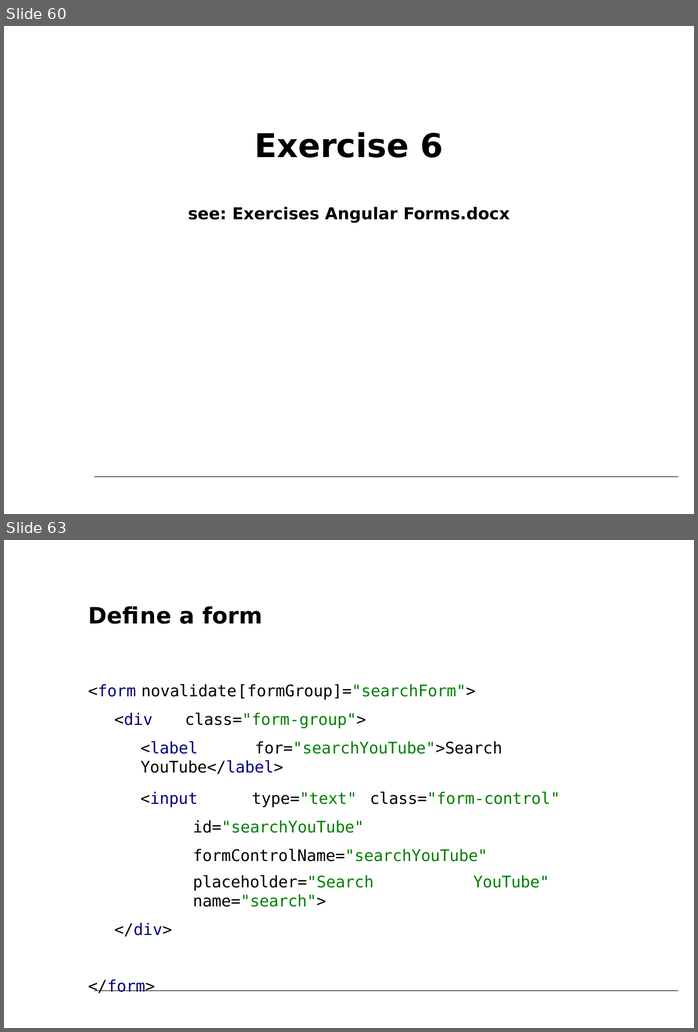
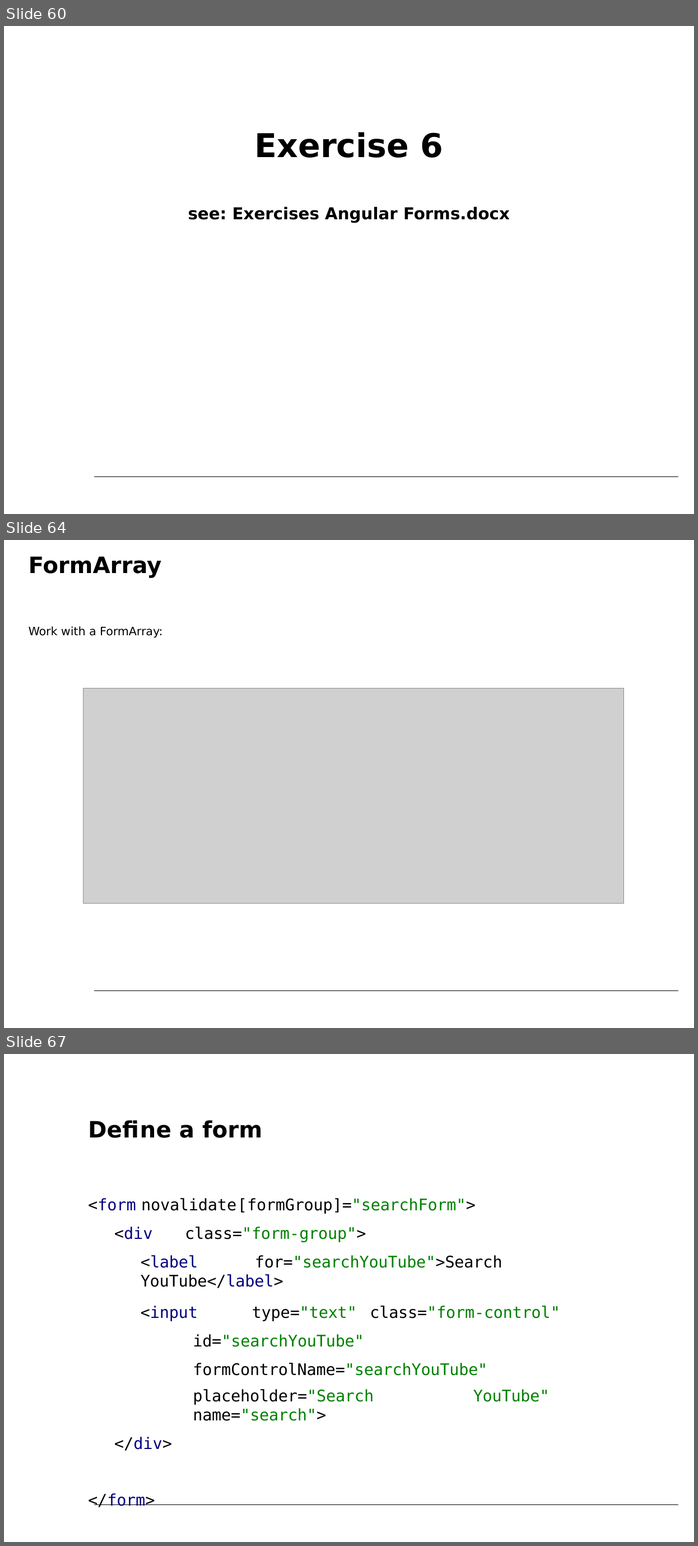
Before and after one commit to petereijgermans11/accelerator-programma, a slide deck: forms/Angular Forms.pptx. Shown one above the other, each under a label of ours: slides 60 and 63 before the commit, slides 60, 64 and 67 after it; the slides between them are not shown. The pictures are 698x1032 and 698x1546 pixels, drawn with LibreOffice and Linux fonts; fonts in the diff are those of the drawing; grey boxes stand for pictures. Boxes give left, top, right and bottom in pixels: in the first picture for what was removed or moved away, otherwise in the second. Text is boxed around its words. In the diff, an @@ line names an element or a change of style, - is before the commit and + after.

Commit message:
added forms array

```diff
--- a/forms/Angular Forms.pptx
+++ b/forms/Angular Forms.pptx
@@ slide 64 added at bbox=[4, 540, 694, 1028], background #FFFFFF; not listed: 1 template element that a slide beside it also shows @@
@@ title added at bbox=[29, 556, 162, 578], 27.5 pt, text #000000, bold @@
+FormArray
@@ text added at bbox=[29, 626, 162, 638], 14 pt, text #000000 @@
+Work with a FormArray:
@@ picture added at bbox=[84, 688, 624, 903] @@
@@ what was slide 63 is now slide 67 @@
```
Also in this commit, not shown: 8 slides changed, 3 other slides added, 5 other files.
